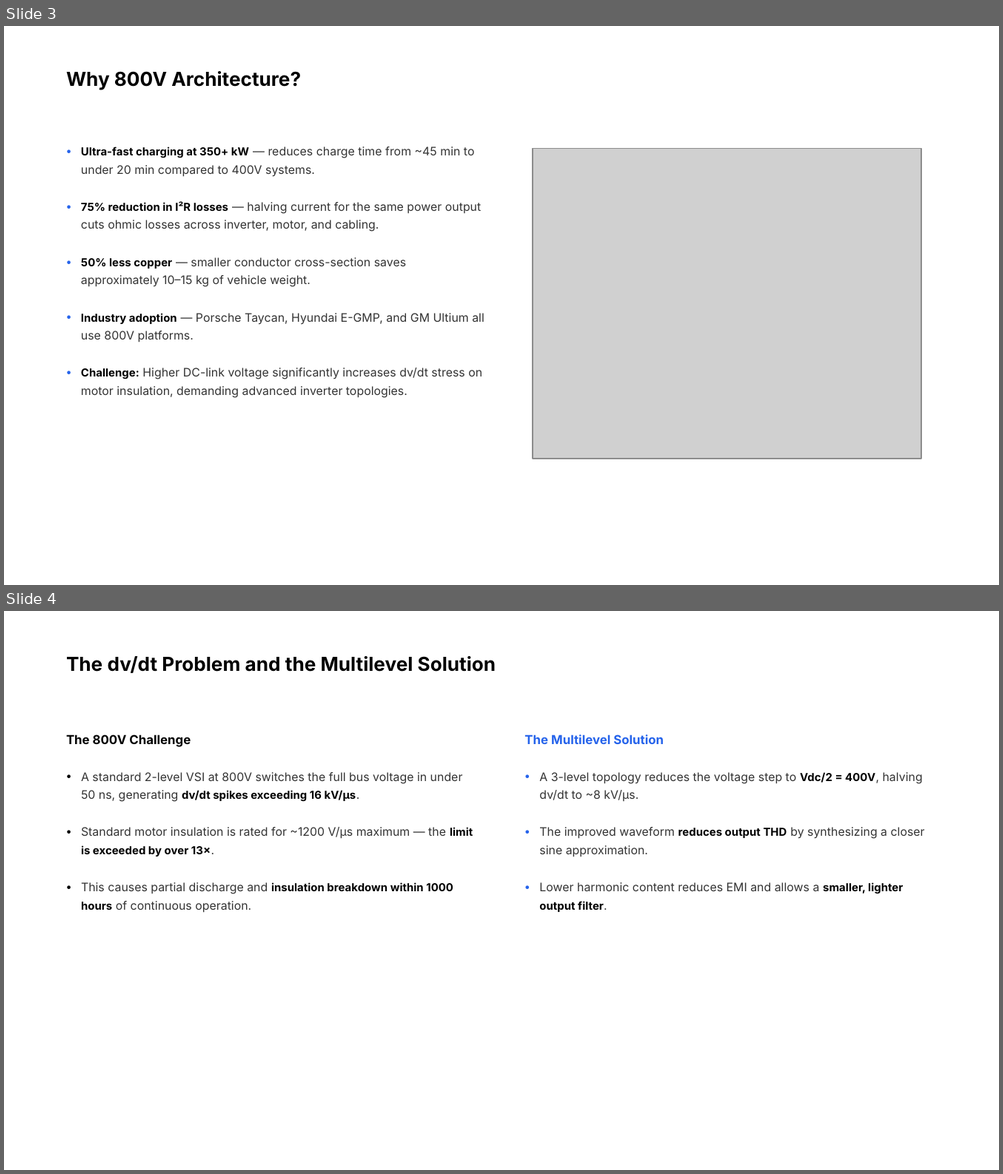
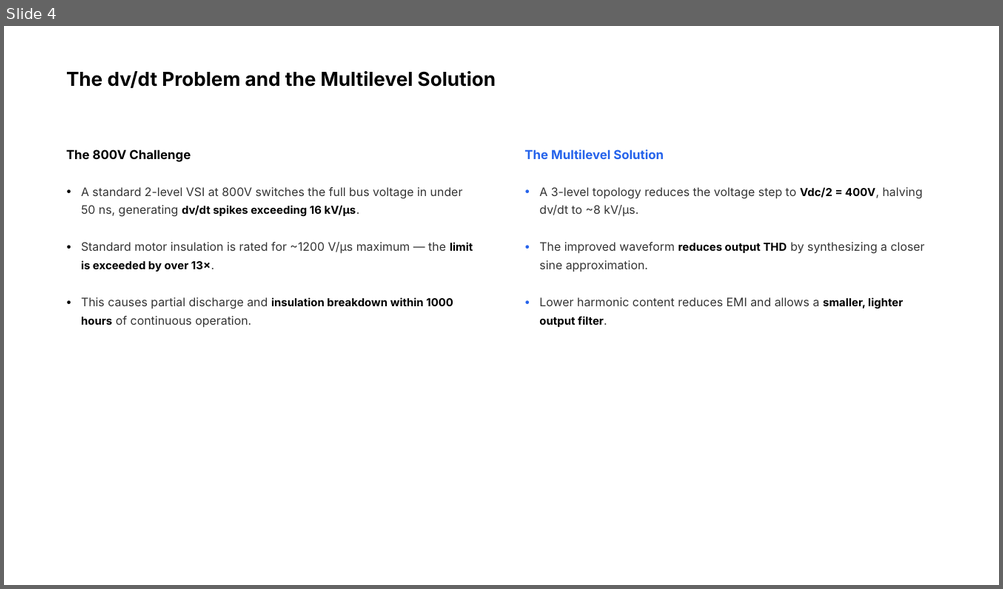
Before and after one commit to HayagreevSMeta/Inverter-Design, a slide deck: FC_Inverter_Presentation.pptx. Shown one above the other, each under a label of ours: slides 3 and 4 before the commit, slide 4 after it. The pictures are 1003x1174 and 1003x589 pixels, drawn with LibreOffice and Linux fonts; fonts in the diff are those of the drawing; grey boxes stand for pictures; background and template pictures are left out. Boxes give left, top, right and bottom in pixels: in the first picture for what was removed or moved away, otherwise in the second. Text is boxed around its words. In the diff, an @@ line names an element or a change of style, - is before the commit and + after.

```diff
--- a/FC_Inverter_Presentation.pptx
+++ b/FC_Inverter_Presentation.pptx
@@ slide 3 removed at [4, 26, 999, 585], background picture (left out) @@
@@ text removed at [66, 71, 301, 90] @@
-Why 800V Architecture?
@@ text removed at [65, 141, 71, 160] @@
-•
@@ text removed at [81, 147, 475, 177] @@
-Ultra-fast charging at 350+ kW — reduces charge time from ~45 min to under 20 min compared to 400V systems.
@@ picture removed at [532, 148, 921, 459] @@
@@ text removed at [65, 196, 71, 216] @@
-•
@@ text removed at [81, 201, 481, 232] @@
-75% reduction in I²R losses — halving current for the same power output cuts ohmic losses across inverter, motor, and cabling.
@@ text removed at [65, 251, 71, 271] @@
-•
@@ text removed at [81, 258, 406, 287] @@
-50% less copper — smaller conductor cross-section saves approximately 10–15 kg of vehicle weight.
@@ text removed at [65, 306, 71, 326] @@
-•
@@ text removed at [81, 313, 484, 343] @@
-Industry adoption — Porsche Taycan, Hyundai E-GMP, and GM Ultium all use 800V platforms.
@@ text removed at [65, 362, 71, 382] @@
-•
@@ text removed at [81, 368, 482, 398] @@
-Challenge: Higher DC-link voltage significantly increases dv/dt stress on motor insulation, demanding advanced inverter topologies.
```
Also in this commit, not shown: 1 slide added, 2 other files.
